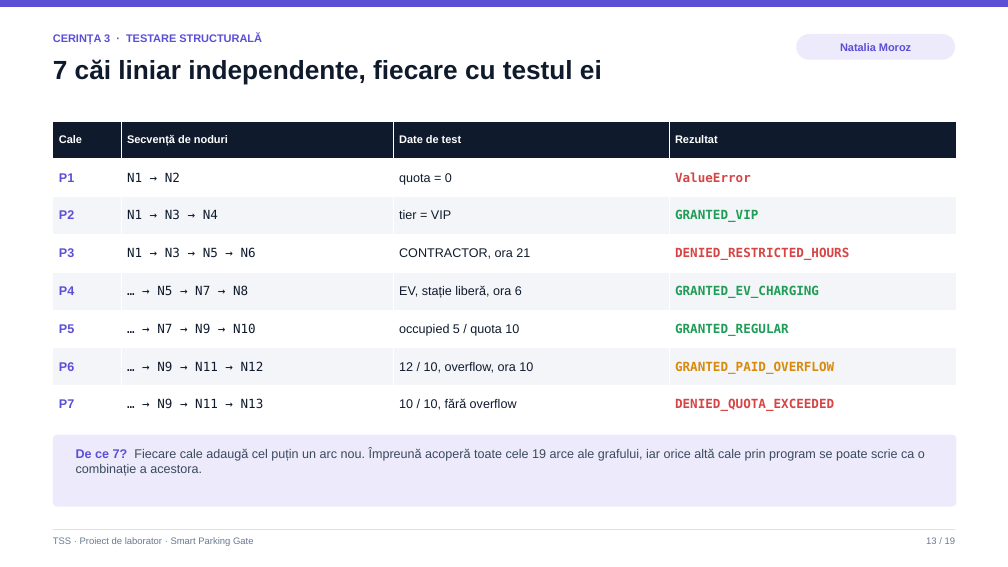
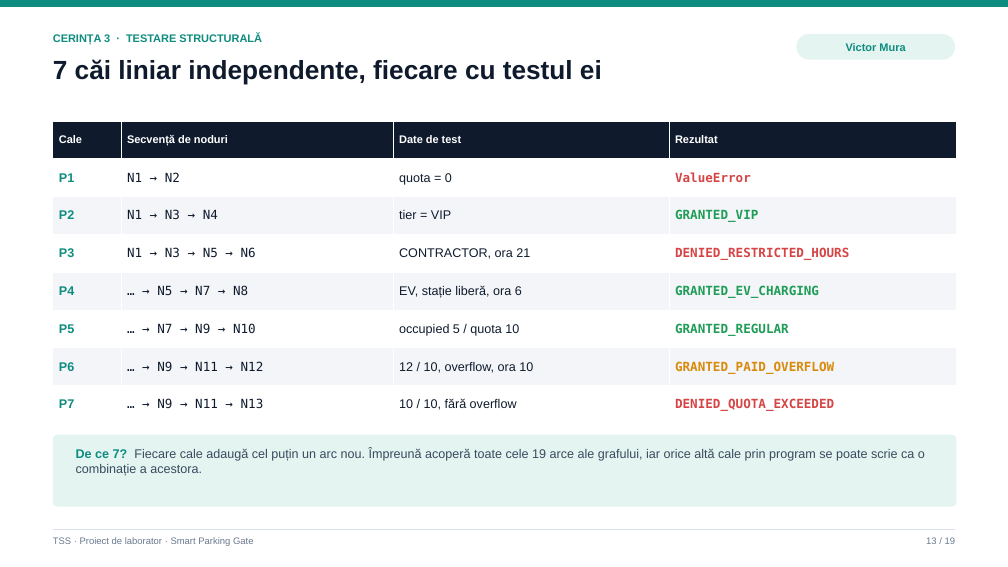
Before and after one commit to victormura/tss, a slide deck: slide 13 of proiect_laborator/docs/Prezentare_Laborator_TSS.pptx. Drawn at 1008x567 pixels with LibreOffice and Linux fonts; fonts in the diff are those of the drawing. Boxes give left, top, right and bottom in pixels: in the first picture for what was removed or moved away, otherwise in the second. Text is boxed around its words. In the diff, an @@ line names an element or a change of style, - is before the commit and + after.

Commit message:
refactor(attribution): switch Student 1 and Student 2 roles and deliverables
- Student 1 (Natalia Moroz): Requirements 1 (Functional testing), 2 (Code coverage), 5 (Equivalent mutant)
- Student 2 (Victor Mura): Requirements 3 (CFG & cyclomatic complexity), 4 (MC/DC), 6 (Non-equivalent mutants), 7 (Mutation tools)
- Synchronized presentation (PPTX & PDF), individual requirement markdown files, README.md, and AI_USAGE_LAB.md

```diff
--- a/proiect_laborator/docs/Prezentare_Laborator_TSS.pptx
+++ b/proiect_laborator/docs/Prezentare_Laborator_TSS.pptx
@@ rectangle at [0, 0, 1008, 7]: fill #5B4FD6 to #0E8C7F @@
@@ text "CERINȚA 3 · TESTARE STRUCTURALĂ" at [53, 34, 262, 44]: text colour #5B4FD6 to #0E8C7F @@
@@ rounded rectangle "Victor Mura" at [796, 34, 955, 60]: fill #ECEAFB to #E3F4F1 @@
@@ text in rounded rectangle at [846, 43, 905, 51]: text changed; text colour #5B4FD6 to #0E8C7F @@
-Natalia Moroz
+Victor Mura
@@ table at [53, 121, 957, 423] @@
@@ text colour #5B4FD6 to #0E8C7F in "P1", "P2", "P3", "P4" and 3 more places @@
@@ rounded rectangle at [53, 435, 957, 507]: fill #ECEAFB to #E3F4F1 @@
@@ text "De ce 7? Fiecare cale ..." at [76, 448, 925, 476]: text colour #5B4FD6 to #0E8C7F in "De ce 7?" @@
```
Also in this commit, not shown: 16 other slides changed, 11 other files.
